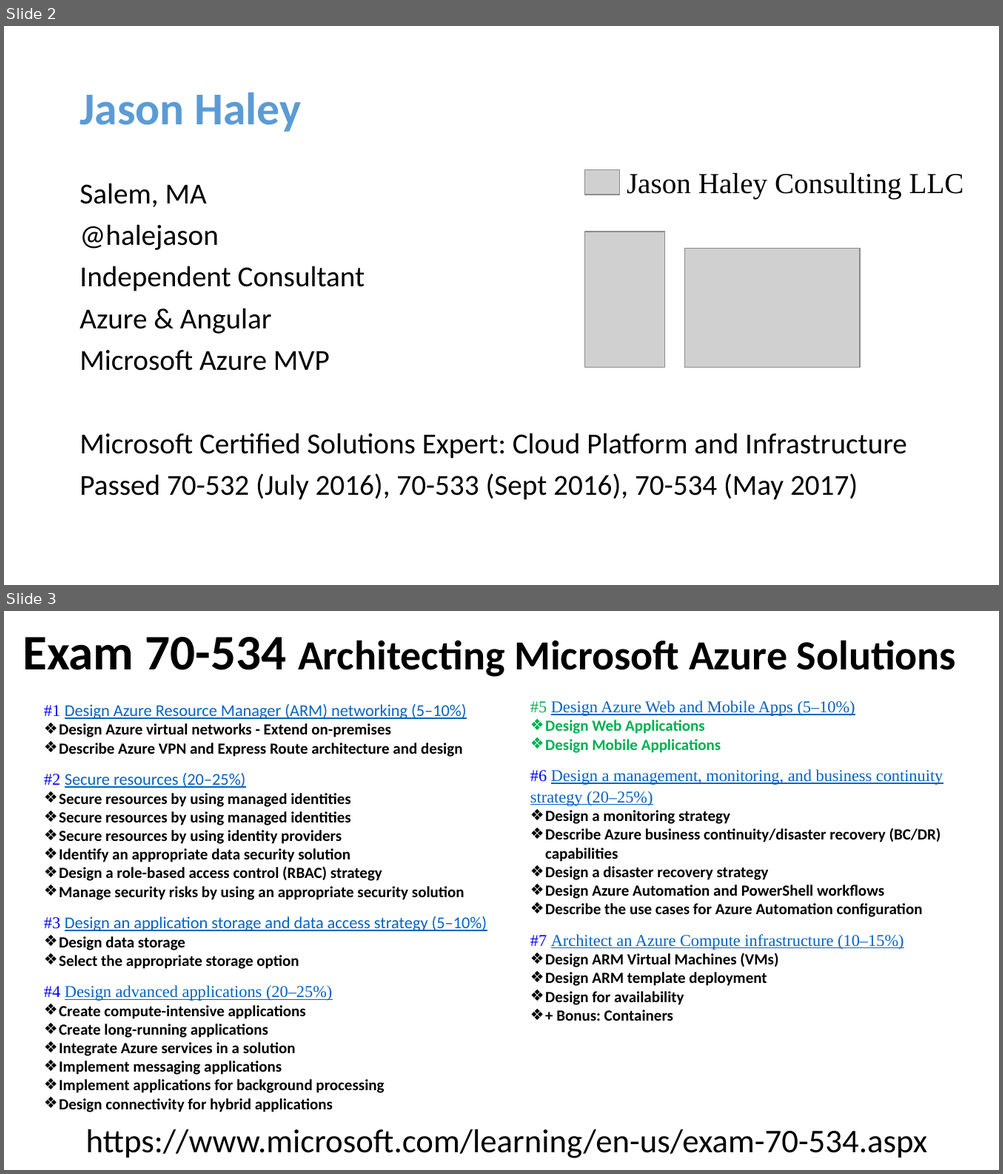
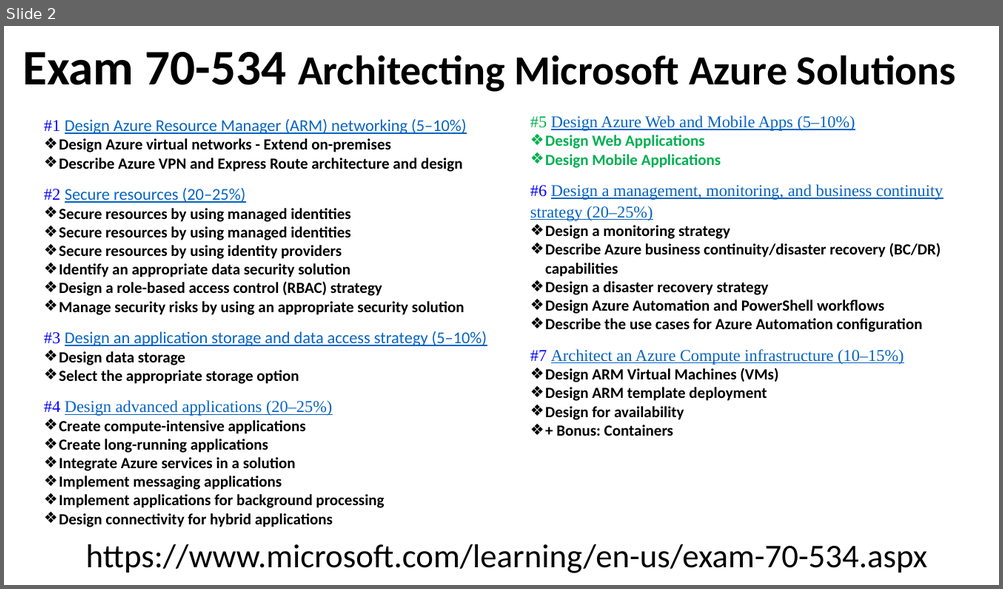
Before and after one commit to guruskill/70-534, a slide deck: Presentations/2017-10-Hartford/70-534-WebAndMobile.pptx. Shown one above the other, each under a label of ours: slides 2 and 3 before the commit, slide 2 after it. The pictures are 1003x1174 and 1003x589 pixels, drawn with LibreOffice and Linux fonts; fonts in the diff are those of the drawing; grey boxes stand for pictures. Boxes give left, top, right and bottom in pixels: in the first picture for what was removed or moved away, otherwise in the second. Text is boxed around its words. In the diff, an @@ line names an element or a change of style, - is before the commit and + after.

```diff
--- a/Presentations/2017-10-Hartford/70-534-WebAndMobile.pptx
+++ b/Presentations/2017-10-Hartford/70-534-WebAndMobile.pptx
@@ slide 2 removed at <box>4,26,999,585</box>, background #FFFFFF @@
@@ title removed at <box>79,93,301,132</box> @@
-Jason Haley
@@ picture removed at <box>585,170,620,195</box> @@
@@ text removed at <box>626,173,964,198</box> @@
-Jason Haley Consulting LLC
@@ text removed at <box>79,183,907,500</box> @@
-Salem, MA
-@halejason
-Independent Consultant
-Azure & Angular
-Microsoft Azure MVP
-Microsoft Certified Solutions Expert: Cloud Platform and Infrastructure
-Passed 70-532 (July 2016), 70-533 (Sept 2016), 70-534 (May 2017)
@@ picture removed at <box>585,232,664,368</box> @@
@@ picture removed at <box>686,248,859,367</box> @@
@@ what was slide 3 is now slide 2 @@
```
Also in this commit, not shown: 11 slides changed, 1 other slide removed, 29 other files.
